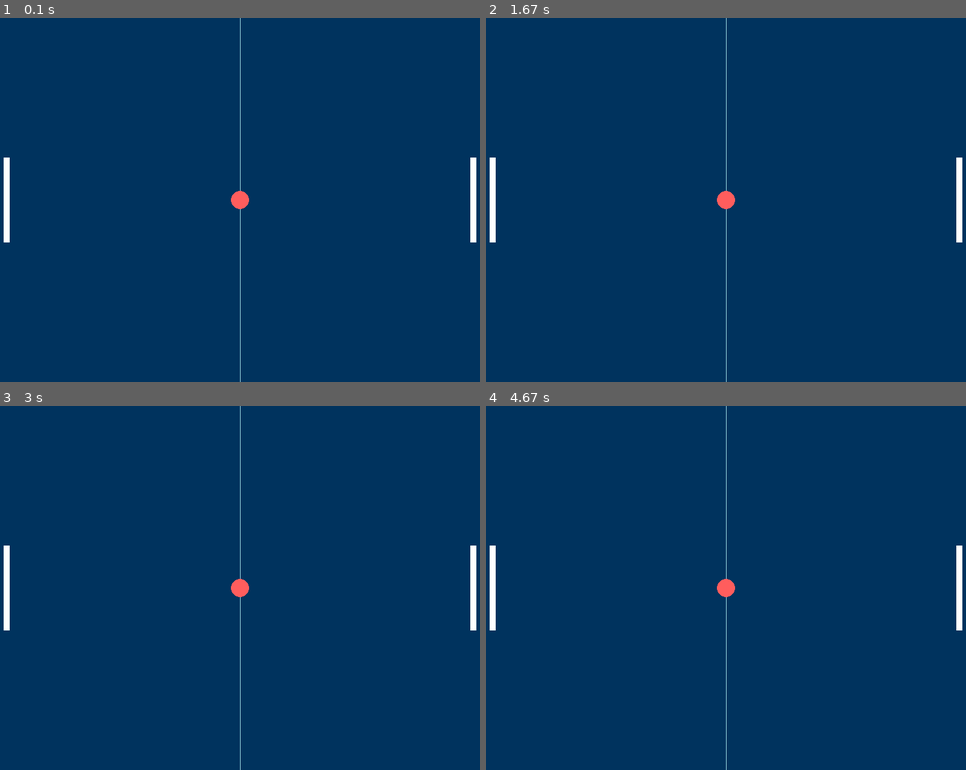
Above: before the commit, frames 1-4 (two rows, left to right).
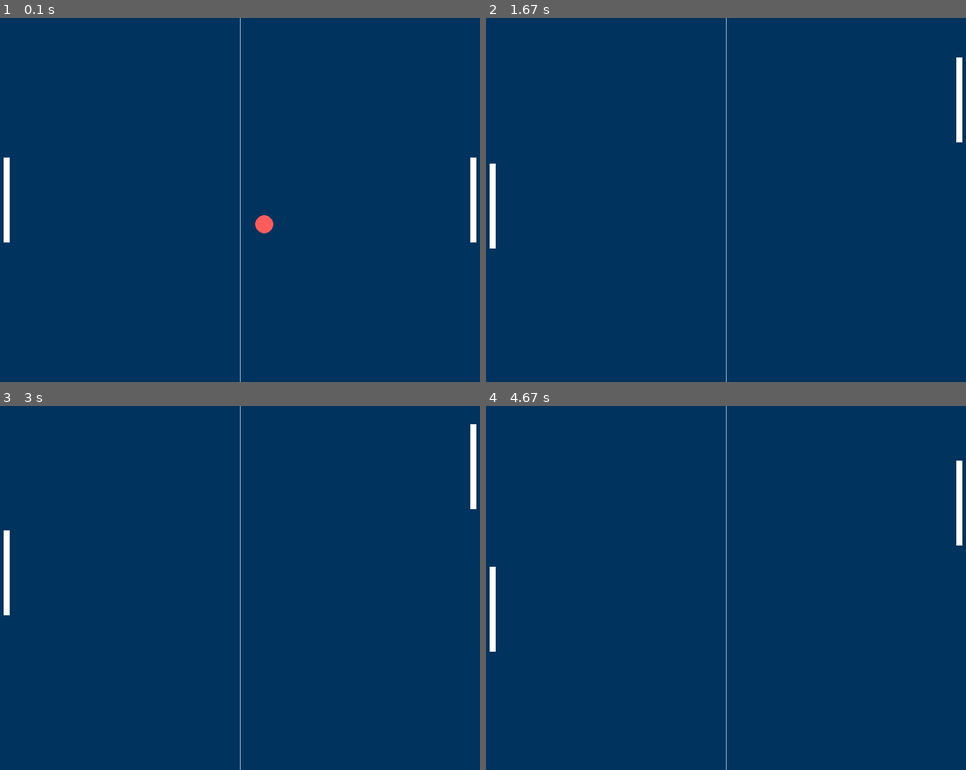
Above: after the commit, the same moments.

Repository: feo3o-me/Pong-Python-and-Pygame
Game: pygame game, started from pong.py
Two runs of this game, one before a commit and one after it. Both use one fixed random seed, a clock stepped at 60 frames per second and the inputs below.
Inputs:
- Up to frame 1 (0.1 s): no input
- Up to frame 2 (1.67 s): hold Up 0.33-0.8 s; hold Down 0.83-1.13 s; hold S 0.83-1.13 s; hold Up 1.17-1.53 s; hold W 1.17-1.53 s; hold Down from 1.57 s (still down); hold S from 1.57 s (still down)
- Up to frame 3 (3 s): release Down at 1.93 s; release S at 1.93 s; hold Up 1.97-2.27 s; hold W 1.97-2.27 s; hold Down 2.3-2.6 s; hold S 2.3-2.6 s; hold Up from 2.63 s (still down); hold W from 2.63 s (still down)
- Up to frame 4 (4.67 s): release Up at 3 s; release W at 3 s; hold Down 3.03-3.4 s; hold S 3.03-3.4 s; hold Up 3.43-3.73 s; hold W 3.43-3.73 s; hold Down 3.77-4.07 s; hold S 3.77-4.07 s; hold Up 4.1-4.47 s; hold W 4.1-4.47 s; hold Down from 4.5 s (still down); hold S from 4.5 s (still down)

The runs differ from the first frame. In frame 1, 0.3% of the frame differs, in the area x 48-57%, y 47-60%; in frame 2, 0.8%; in frame 3, 0.8%; in frame 4, 0.9%, in the area x 0-100%, y 15-68%.

Commit message:
Player movement and collision added

Diff:
--- a/pong.py
+++ b/pong.py
@@ -21,6 +21,11 @@
     player1 = pygame.Rect(10, (HEIGHT / 2 - 70), 10, 140)
     player2 = pygame.Rect((WIDTH - 20), (HEIGHT / 2 - 70), 10, 140)
 
+    ball_speed_x = 5
+    ball_speed_y = 5
+    player1_speed = 0
+    player2_speed = 0
+
     # ========= #
     # Main Loop
 
@@ -35,6 +40,48 @@
         for event in pygame.event.get():
             if event.type == pygame.QUIT:
                 pygame.quit()
+            if event.type == pygame.KEYDOWN:
+                if event.key == pygame.K_w:
+                    player1_speed -= 5
+                if event.key == pygame.K_s:
+                    player1_speed += 5
+                if event.key == pygame.K_UP:
+                    player2_speed -= 5
+                if event.key == pygame.K_DOWN:
+                    player2_speed += 5
+            if event.type == pygame.KEYUP:
+                if event.key == pygame.K_w:
+                    player1_speed += 5
+                if event.key == pygame.K_s:
+                    player1_speed -= 5
+                if event.key == pygame.K_UP:
+                    player2_speed += 5
+                if event.key == pygame.K_DOWN:
+                    player2_speed -= 5
+
+        # Ball movement
+        ball.x += ball_speed_x
+        ball.y += ball_speed_y
+
+        # Player movement
+        player1.y += player1_speed
+        player2.y += player2_speed
+
+        # Add collision
+        if ball.bottom >= HEIGHT or ball.top <= 0:
+            ball_speed_y *= -1
+        if ball.colliderect(player1) or ball.colliderect(player2):
+            ball_speed_x *= -1
+
+        if player1.top <= 0:
+            player1.top = 0
+        if player1.bottom >= HEIGHT:
+            player1.bottom = HEIGHT
+
+        if player2.top <= 0:
+            player2.top = 0
+        if player2.bottom >= HEIGHT:
+            player2.bottom = HEIGHT
 
         window.fill(BACKGROUD_COLOR)
         pygame.draw.aaline(window, LINE_COLOR, (WIDTH / 2, 0), (WIDTH / 2, HEIGHT))
